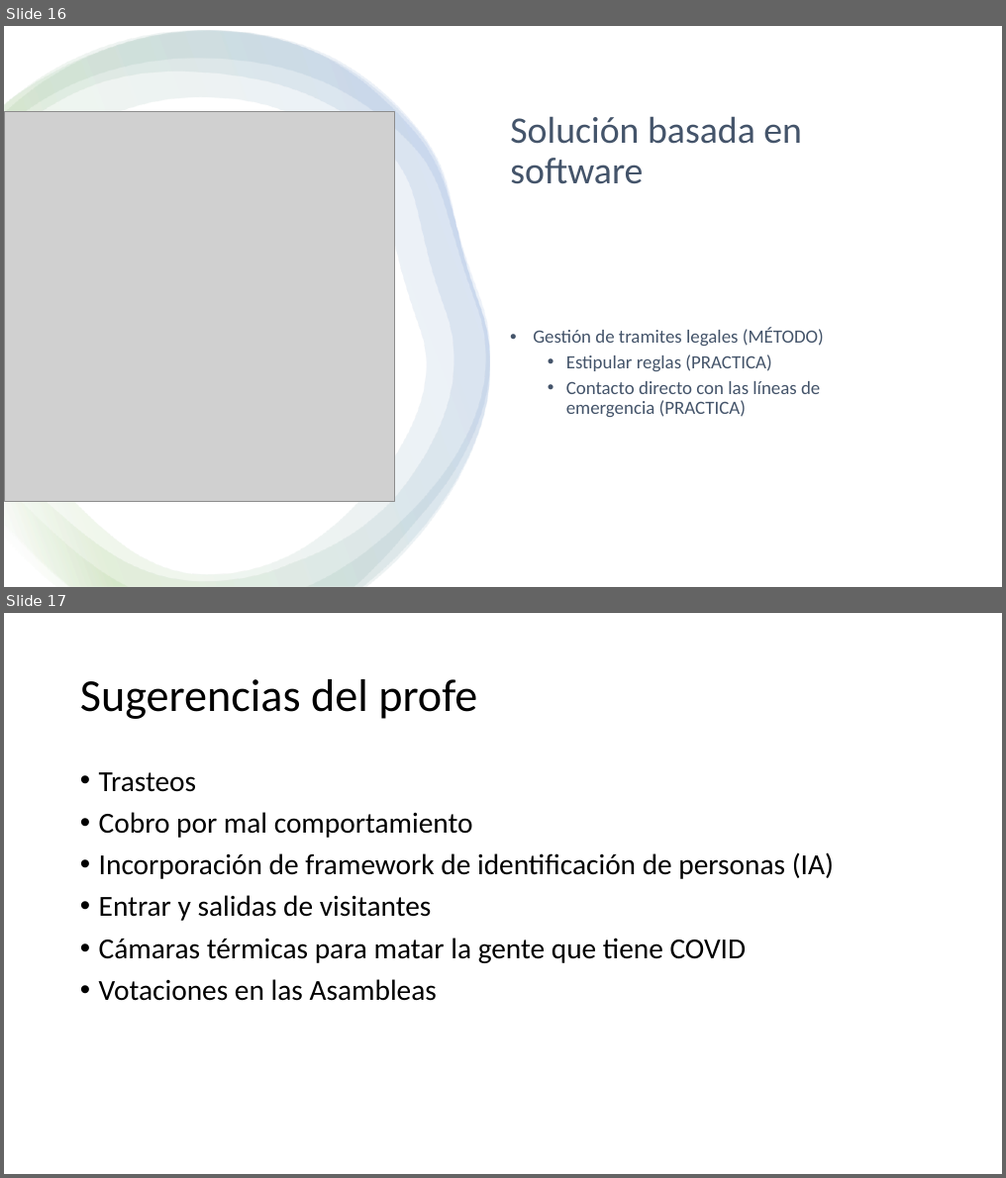
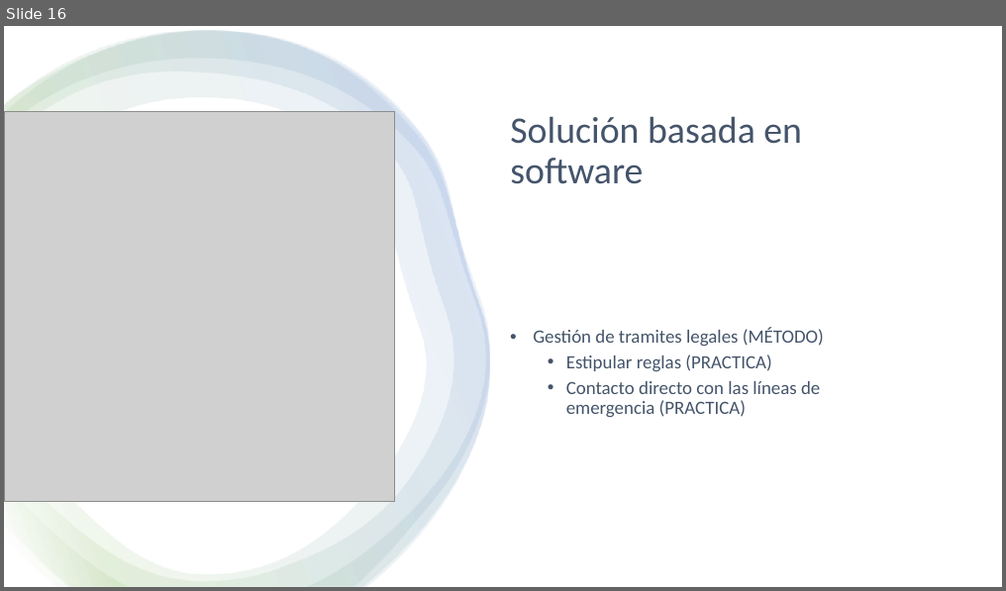
Before and after one commit to marianabetancur18/Ingenieria_Software, a slide deck: Semana 24-28 agosto/Presentación.pptx. Shown one above the other, each under a label of ours: slides 16 and 17 before the commit, slide 16 after it. The pictures are 1006x1178 and 1006x591 pixels, drawn with LibreOffice and Linux fonts; fonts in the diff are those of the drawing; grey boxes stand for pictures. Boxes give left, top, right and bottom in pixels: in the first picture for what was removed or moved away, otherwise in the second. Text is boxed around its words. In the diff, an @@ line names an element or a change of style, - is before the commit and + after.

Commit message:
Reunion del viernes
Socializacion de lo que el profe nos sugirio y asignamos las tareas de la semana

```diff
--- a/Semana 24-28 agosto/Presentación.pptx
+++ b/Semana 24-28 agosto/Presentación.pptx
@@ slide 17 removed at (x1=4, y1=613, x2=1002, y2=1174), background #FFFFFF @@
@@ title removed at (x1=80, y1=679, x2=477, y2=719) @@
-Sugerencias del profe
@@ text removed at (x1=99, y1=772, x2=834, y2=1001) @@
-• Trasteos
-• Cobro por mal comportamiento
-• Incorporación de framework de identificación de personas (IA)
-• Entrar y salidas de visitantes
-• Cámaras térmicas para matar la gente que tiene COVID
-• Votaciones en las Asambleas
```
Also in this commit, not shown: 1 slide changed, 2 other files.
